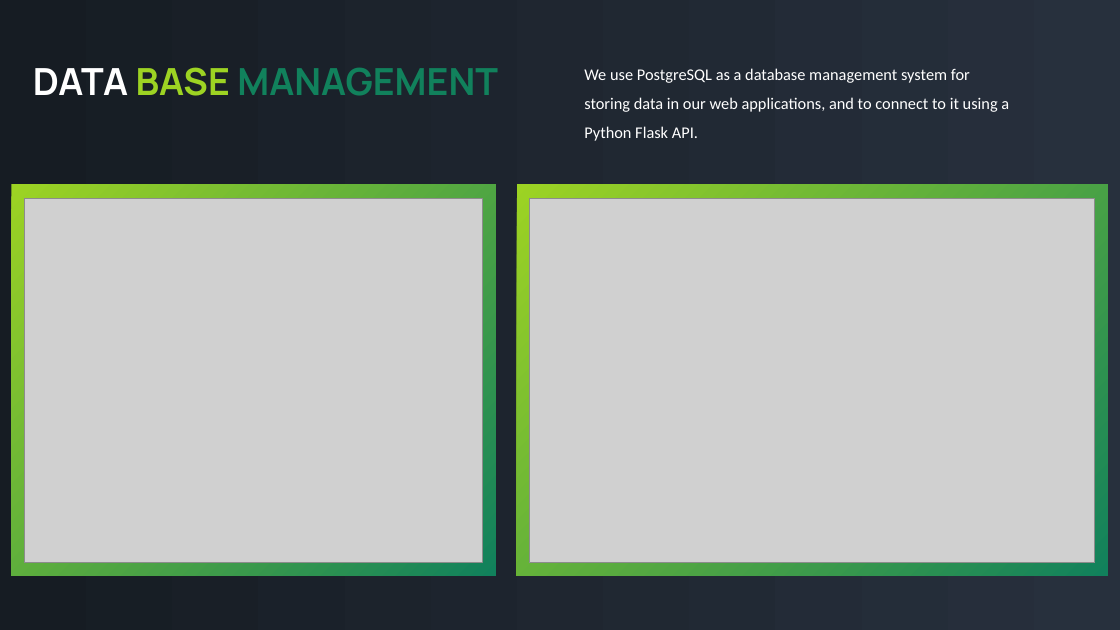
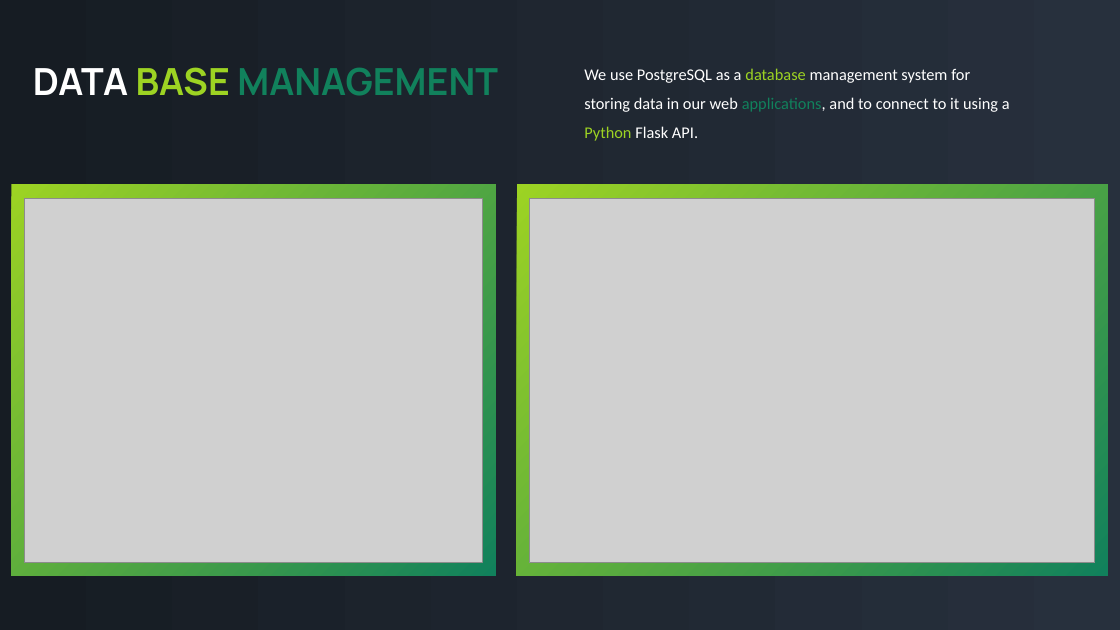
Before and after one commit to sameenshahzad/Project-3_Group-13, a slide deck: slide 5 of Slides & Analysis/Air Pollution.pptx. Drawn at 1120x630 pixels with LibreOffice and Linux fonts; fonts in the diff are those of the drawing; grey boxes stand for pictures. Boxes give left, top, right and bottom in pixels: in the first picture for what was removed or moved away, otherwise in the second. Text is boxed around its words. In the diff, an @@ line names an element or a change of style, - is before the commit and + after.

```diff
--- a/Slides & Analysis/Air Pollution.pptx
+++ b/Slides & Analysis/Air Pollution.pptx
@@ text "We use PostgreSQL as a ..." at <box>584,68,1010,141</box>: text colour #FFFFFF to #9DD323 in "database Python"; text colour #FFFFFF to #11815C in "applications," @@
```
Also in this commit, not shown: 11 other slides changed.
